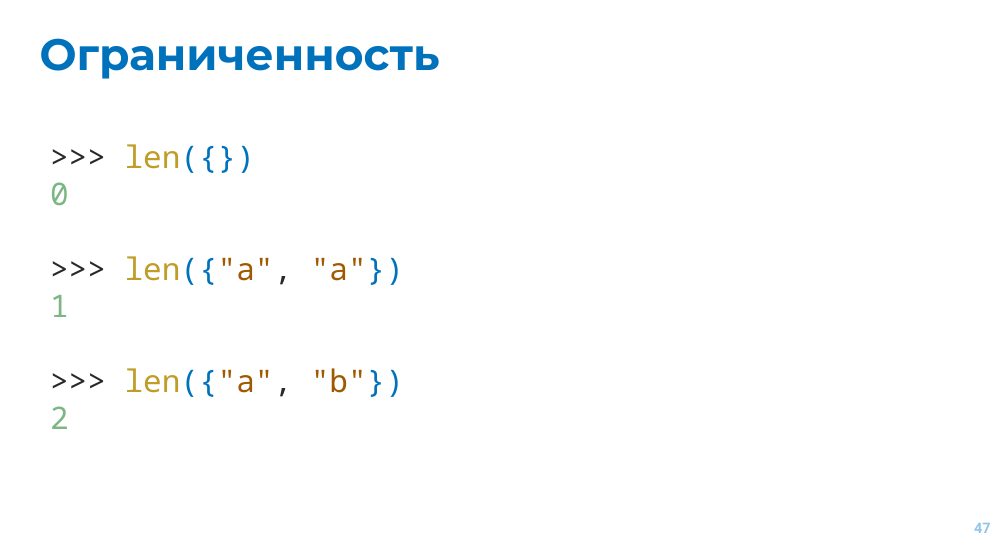
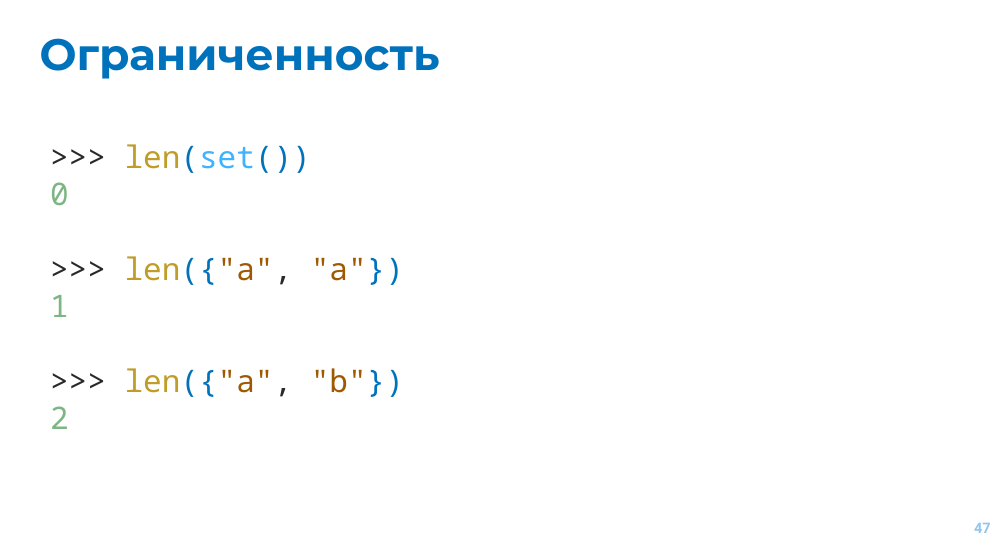
Before and after one commit to EvgrafovMichail/python_mipt_dafe, a slide deck: slide 47 of lessons/sem01/lesson06/dicts_n_sets.pptx. Drawn at 1008x559 pixels with LibreOffice and Linux fonts; fonts in the diff are those of the drawing. Boxes give left, top, right and bottom in pixels: in the first picture for what was removed or moved away, otherwise in the second. Text is boxed around its words. In the diff, an @@ line names an element or a change of style, - is before the commit and + after.

```diff
--- a/lessons/sem01/lesson06/dicts_n_sets.pptx
+++ b/lessons/sem01/lesson06/dicts_n_sets.pptx
@@ text at (x1=125, y1=144, x2=311, y2=173): text changed @@
->>> len({})
+>>> len(set())
```
Also in this commit, not shown: 2 other slides changed.
